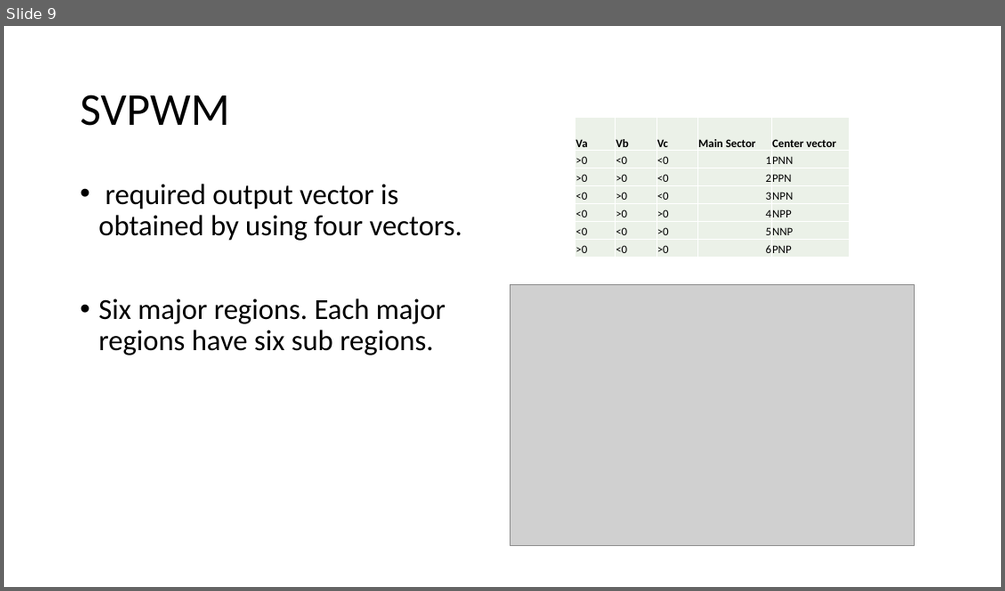
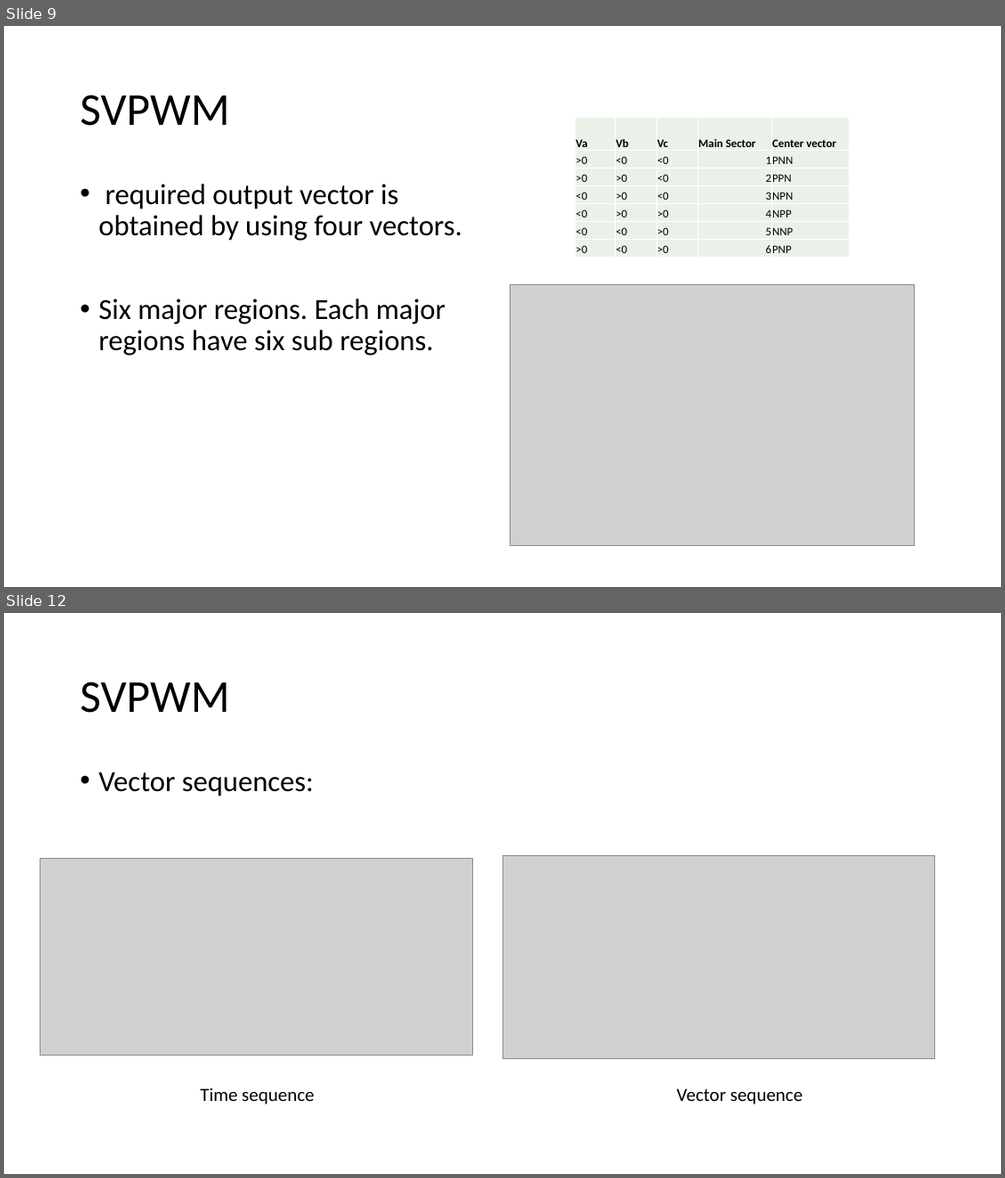
Before and after one commit to ahmetcan-akuz/Thesis, a slide deck: Reports/3-Level NPC Inverter Structure.pptx. Shown one above the other, each under a label of ours: slide 9 before the commit, slides 9 and 12 after it; the slides between them are not shown. The pictures are 1005x591 and 1005x1178 pixels, drawn with LibreOffice and Linux fonts; fonts in the diff are those of the drawing; grey boxes stand for pictures. Boxes give left, top, right and bottom in pixels: in the first picture for what was removed or moved away, otherwise in the second. Text is boxed around its words. In the diff, an @@ line names an element or a change of style, - is before the commit and + after.

Commit message:
SVPWM complete

```diff
--- a/Reports/3-Level NPC Inverter Structure.pptx
+++ b/Reports/3-Level NPC Inverter Structure.pptx
@@ slide 12 added at (x1=4, y1=613, x2=1001, y2=1174), background #FFFFFF @@
@@ title added at (x1=80, y1=682, x2=229, y2=713), 44 pt, text #000000 @@
+SVPWM
@@ text added at (x1=98, y1=772, x2=314, y2=796), 28 pt, text #000000 @@
+• Vector sequences:
@@ picture added at (x1=40, y1=859, x2=473, y2=1055) @@
@@ picture added at (x1=502, y1=855, x2=935, y2=1058) @@
@@ text added at (x1=200, y1=1087, x2=314, y2=1104), 18 pt, text #000000 @@
+Time sequence
@@ text added at (x1=677, y1=1088, x2=802, y2=1104), 18 pt, text #000000 @@
+Vector sequence
```
Also in this commit, not shown: 2 slides changed, 1 other slide added, 3 other files.
